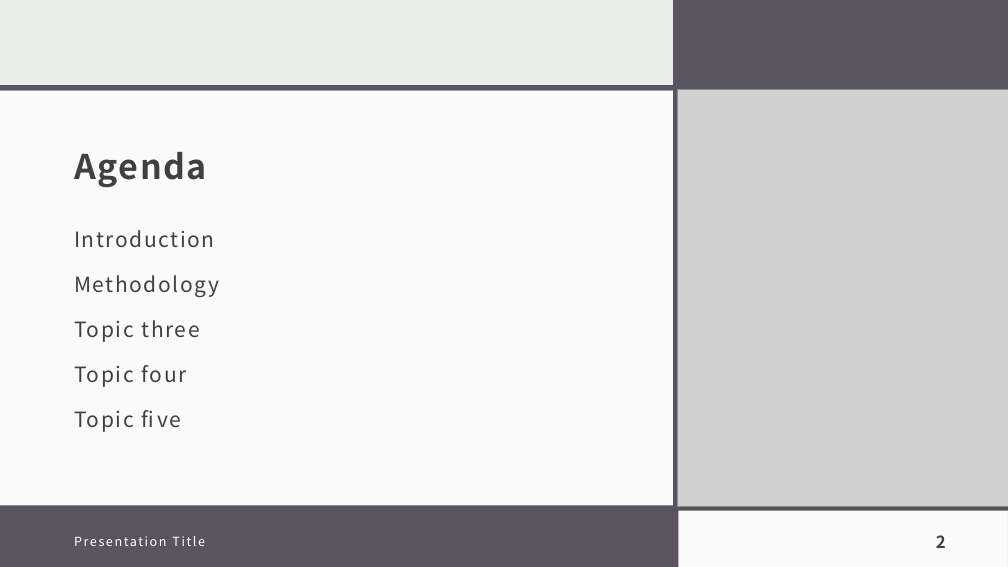
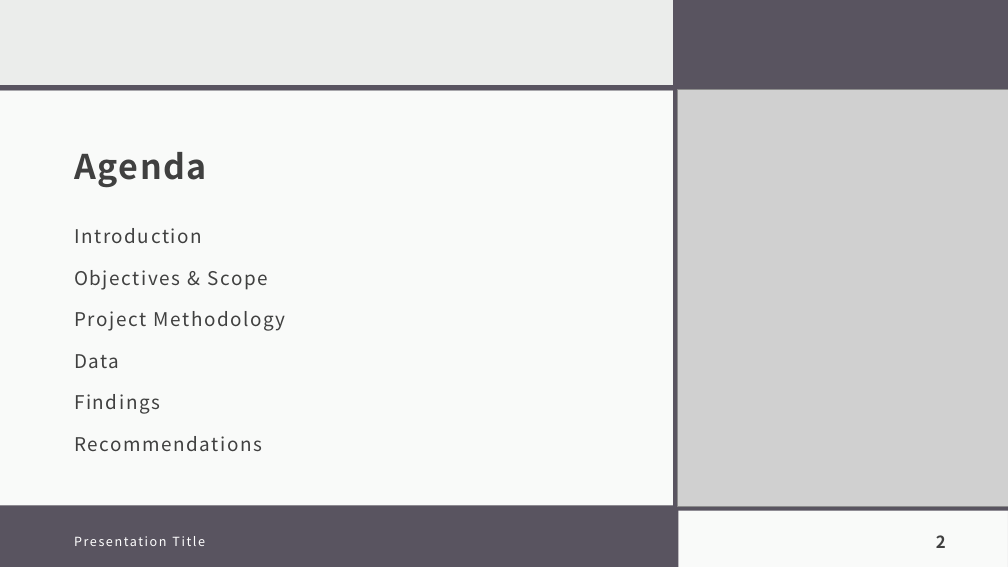
Before and after one commit to tamimcm416/product_injury, a slide deck: slide 2 of docs/Product Injuries.pptx. Drawn at 1008x567 pixels with LibreOffice and Linux fonts; fonts in the diff are those of the drawing; grey boxes stand for pictures. Boxes give left, top, right and bottom in pixels: in the first picture for what was removed or moved away, otherwise in the second. Text is boxed around its words. In the diff, an @@ line names an element or a change of style, - is before the commit and + after.

```diff
--- a/docs/Product Injuries.pptx
+++ b/docs/Product Injuries.pptx
@@ text at box(74, 228, 202, 243): size 20 to 18 pt in "Introduction" @@
@@ text at box(74, 270, 268, 451): text changed; size 20 to 18 pt @@
-Methodology
-Topic three
-Topic four
-Topic five
+Objectives & Scope
+Project Methodology
+Data
+Findings
+Recommendations
```
Also in this commit, not shown: 4 other slides changed, 6 slides added, 14 slides removed, 1 other file.
